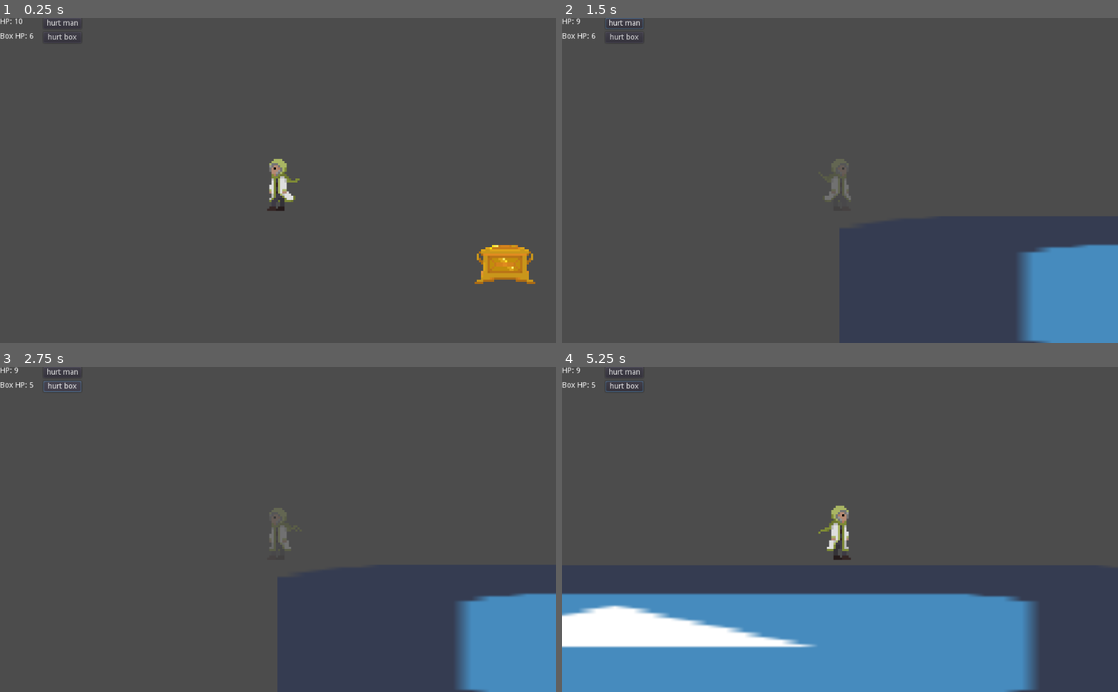
Above: before the commit, frames 1-4 (two rows, left to right).
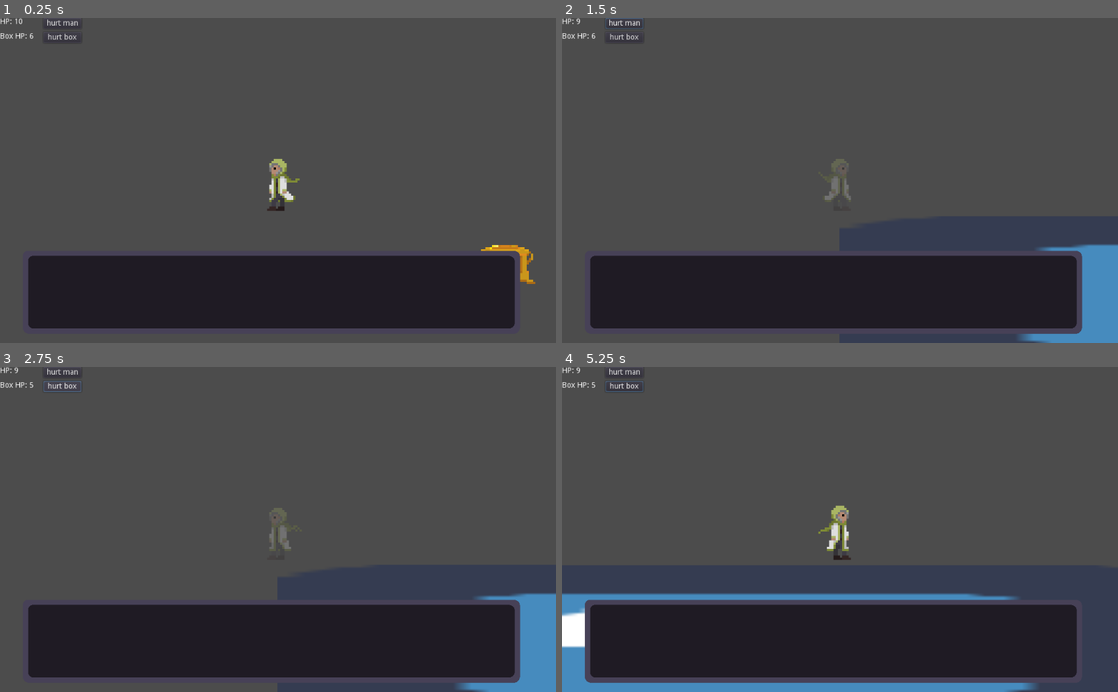
Above: after the commit, the same moments.

Repository: LaurenceTimothyMGarcia/Halloween-Game-Jam-2021
Game: Godot game, scene res://Assets/Scenes/PlayerTester.tscn
Two runs of this game, one before a commit and one after it. Both use one fixed random seed, a clock stepped at 60 frames per second and the inputs below. The project has no main scene, so this scene is started directly. The engine's default icon, where the game draws it, is replaced by a stand-in: a white triangle on a blue panel in a dark square.
Inputs (mouse positions are in pixels of both pictures, inside the frame that each line leads up to):
- Up to frame 1 (0.25 s): no input
- Up to frame 2 (1.5 s): click "hurt man" at 0.5 s; move the mouse to (962, 164) at 1.27 s; hold D (move_right) from 1.28 s (still down); right-click (962, 164) at 1.35 s; click (962, 164) at 1.42 s
- Up to frame 3 (2.75 s): tap Space (jump) at 1.52 s; release D (move_right) at 2 s; click "hurt box" at 2 s
- Up to frame 4 (5.25 s): move the mouse to (728, 545) at 2.77 s; hold D (move_right) 2.78-3.53 s; right-click (728, 545) at 2.85 s; tap Space (jump) at 3.02, 4.52 s; move the mouse to (895, 458) at 3.52 s; hold A (move_left) 3.53-4.28 s; right-click (895, 458) at 3.6 s; move the mouse to (812, 594) at 4.27 s; hold D (move_right) from 4.28 s (still down); right-click (812, 594) at 4.35 s; click (812, 594) at 4.42 s; move the mouse to (1006, 578) at 5.02 s; right-click (1006, 578) at 5.1 s

The runs differ from the first frame. In frame 1, 20% of the frame differs, in the area x 5-94%, y 71-96%; in frame 2, 20%; in frame 3, 20%; in frame 4, 22%, in the area x 4-93%, y 71-98%.

Commit message:
There's a spider
There's a spider enEMMI now. Check it out in the SpiderTester scene.

Diff:
--- a/Assets/Scenes/Player.tscn
+++ b/Assets/Scenes/Player.tscn
@@ -79,14 +79,16 @@
 "values": [ 6, 7, 8, 9 ]
 }
 
-[sub_resource type="CapsuleShape2D" id=2]
+[sub_resource type="CapsuleShape2D" id=6]
 radius = 1.64562
 height = 3.76375
 
-[sub_resource type="RectangleShape2D" id=3]
+[sub_resource type="RectangleShape2D" id=7]
 extents = Vector2( 9.75712, 12.0971 )
 
-[node name="Player" type="KinematicBody2D"]
+[node name="Player" type="KinematicBody2D" groups=[
+"player",
+]]
 collision_mask = 5
 script = ExtResource( 2 )
 
--- a/Assets/Scenes/PlayerTester.tscn
+++ b/Assets/Scenes/PlayerTester.tscn
@@ -1,10 +1,11 @@
-[gd_scene load_steps=7 format=2]
+[gd_scene load_steps=8 format=2]
 
 [ext_resource path="res://Assets/Scenes/Player.tscn" type="PackedScene" id=1]
 [ext_resource path="res://Assets/Sprites/icon.png" type="Texture" id=2]
 [ext_resource path="res://Assets/Scenes/Enemy.tscn" type="PackedScene" id=3]
 [ext_resource path="res://Assets/Scenes/TheBox.tscn" type="PackedScene" id=4]
 [ext_resource path="res://Assets/Scenes/PlayerTester.gd" type="Script" id=5]
+[ext_resource path="res://Assets/Sprites/textbox.png" type="Texture" id=6]
 
 [sub_resource type="RectangleShape2D" id=1]
 extents = Vector2( 271.75, 37.2667 )
@@ -85,5 +86,21 @@
 "_edit_use_anchors_": false
 }
 
+[node name="NinePatchRect" type="NinePatchRect" parent="UI Layer"]
+margin_left = 41.755
+margin_top = 429.939
+margin_right = 9205.75
+margin_bottom = 1964.94
+rect_scale = Vector2( 0.1, 0.1 )
+texture = ExtResource( 6 )
+region_rect = Rect2( 173.079, 202.749, 2671.43, 2612.95 )
+patch_margin_left = 2318
+patch_margin_top = 300
+patch_margin_right = 2356
+patch_margin_bottom = 339
+__meta__ = {
+"_edit_use_anchors_": false
+}
+
 [connection signal="pressed" from="UI Layer/Button" to="." method="_on_Button_pressed"]
 [connection signal="pressed" from="UI Layer/BoxButton" to="." method="_on_BoxButton_pressed"]
--- /dev/null
+++ b/Assets/Scenes/SpiderEnEMMI.gd
@@ -0,0 +1,116 @@
+extends KinematicBody2D
+
+
+# Declare member variables here.
+enum spiderState {dormant,hunting,ready,striking}
+enum boxState {platform, carried, thrown}
+
+var currentState
+export var gravityAmount = 500
+export var crawlMaxSpeed = 200
+export var crawlAccel = 10
+var _actualGravity
+var facingRight
+var hasLanded
+
+var theBox
+var thePlayer
+
+var aggroTarget
+var targetOutOfRange
+
+var strikeReady
+
+var velocity
+
+# Called when the node enters the scene tree for the first time.
+func _ready():
+	_actualGravity = -gravityAmount # spider starts dormant sticking to ceiling
+	facingRight = true
+	hasLanded = false
+	targetOutOfRange = true
+	strikeReady = true
+	currentState = spiderState.dormant
+	velocity = Vector2(0,0)
+
+
+# Called every frame. 'delta' is the elapsed time since the previous frame.
+func _physics_process(delta):
+	dormantHandler(delta)
+	chooseAggroTarget()
+	faceTarget()
+	chaseHandler(delta)
+	_collisionHandler()
+
+func dormantHandler(var delta):
+	if currentState == spiderState.dormant:
+		velocity.x = 0
+		velocity.y += _actualGravity * delta
+		velocity = move_and_slide(velocity,Vector2(0,-1))
+
+func chooseAggroTarget():
+	if theBox != null:
+		if theBox.currentState == boxState.carried:
+			aggroTarget = thePlayer
+		else:
+			aggroTarget = theBox
+
+func faceTarget():
+	if aggroTarget != null:
+		if position.x < aggroTarget.position.x:
+			_lookRight()
+		else:
+			_lookLeft()
+
+func _lookRight():
+	if not facingRight:
+		facingRight = true
+
+func _lookLeft():
+	if facingRight:
+		facingRight = false
+
+func chaseHandler(var delta):
+	if currentState == spiderState.hunting:
+		if is_on_wall():
+			_actualGravity = 0
+			velocity.y = -crawlMaxSpeed
+		else:
+			_actualGravity = gravityAmount
+		if hasLanded and facingRight and velocity.x <= crawlMaxSpeed:
+			velocity.x += crawlAccel
+		elif hasLanded and !facingRight and velocity.x >= -crawlMaxSpeed:
+			velocity.x -= crawlAccel
+		if is_on_floor():
+			hasLanded = true
+
+		velocity.y += _actualGravity * delta
+		velocity = move_and_slide(velocity,Vector2(0,-1))
+
+func _collisionHandler():
+	if currentState == spiderState.hunting:
+		for index in get_slide_count():
+			var collision = get_slide_collision(index)
+			if collision.get_collider() == theBox:
+				_slamBox()
+			elif collision.get_collider() == thePlayer:
+				_slamPlayer()
+
+func _slamBox():
+	if theBox.currentState == boxState.carried:
+		thePlayer.call("getHurt", facingRight, 1)
+	theBox.call("getHurt", 1)
+	if facingRight:
+		velocity.x = 2 * -crawlMaxSpeed
+	else:
+		velocity.x = 2 * crawlMaxSpeed
+
+func _slamPlayer():
+	thePlayer.call("getHurt", facingRight, 1)
+
+func _on_AggroZone_body_entered(body):
+	if body.is_in_group("player"):
+		if body.holdingBox:
+			thePlayer = body
+			theBox = body.theBox
+			currentState = spiderState.hunting
--- /dev/null
+++ b/Assets/Scenes/SpiderEnEMMI.tscn
@@ -0,0 +1,30 @@
+[gd_scene load_steps=5 format=2]
+
+[ext_resource path="res://Assets/Sprites/icon.png" type="Texture" id=1]
+[ext_resource path="res://Assets/Scenes/SpiderEnEMMI.gd" type="Script" id=2]
+
+[sub_resource type="CircleShape2D" id=1]
+radius = 7.88879
+
+[sub_resource type="CircleShape2D" id=2]
+radius = 344.227
+
+[node name="Spider Enemy" type="KinematicBody2D"]
+collision_layer = 2
+collision_mask = 31
+script = ExtResource( 2 )
+
+[node name="Sprite" type="Sprite" parent="."]
+scale = Vector2( 0.25, 0.25 )
+texture = ExtResource( 1 )
+
+[node name="Hitbox" type="CollisionShape2D" parent="."]
+shape = SubResource( 1 )
+
+[node name="AggroZone" type="Area2D" parent="."]
+collision_mask = 9
+
+[node name="AggroZone Shape" type="CollisionShape2D" parent="AggroZone"]
+shape = SubResource( 2 )
+
+[connection signal="body_entered" from="AggroZone" to="." method="_on_AggroZone_body_entered"]
--- /dev/null
+++ b/Assets/Scenes/SpiderTester.gd
@@ -0,0 +1,20 @@
+extends Node2D
+
+
+# Declare member variables here. Examples:
+# var a = 2
+# var b = "text"
+
+
+# Called when the node enters the scene tree for the first time.
+func _ready():
+	pass # Replace with function body.
+
+
+# Called every frame. 'delta' is the elapsed time since the previous frame.
+#func _process(delta):
+#	pass
+
+
+func _on_Button_pressed():
+	$"Spider Enemy".currentState = 1
--- /dev/null
+++ b/Assets/Scenes/SpiderTester.tscn
@@ -0,0 +1,111 @@
+[gd_scene load_steps=7 format=2]
+
+[ext_resource path="res://Assets/Sprites/icon.png" type="Texture" id=1]
+[ext_resource path="res://Assets/Scenes/SpiderEnEMMI.tscn" type="PackedScene" id=2]
+[ext_resource path="res://Assets/Scenes/SpiderTester.gd" type="Script" id=3]
+[ext_resource path="res://Assets/Scenes/Player.tscn" type="PackedScene" id=4]
+[ext_resource path="res://Assets/Scenes/TheBox.tscn" type="PackedScene" id=5]
+
+[sub_resource type="RectangleShape2D" id=1]
+extents = Vector2( 363.197, 46.0747 )
+
+[node name="Node2D" type="Node2D"]
+script = ExtResource( 3 )
+
+[node name="Platform" type="StaticBody2D" parent="." groups=[
+"platforms",
+]]
+position = Vector2( 344.266, 511.083 )
+collision_layer = 4
+collision_mask = 0
+
+[node name="CollisionShape2D" type="CollisionShape2D" parent="Platform"]
+shape = SubResource( 1 )
+
+[node name="Sprite" type="Sprite" parent="Platform"]
+scale = Vector2( 11.4647, 1.91303 )
+texture = ExtResource( 1 )
+
+[node name="Platform2" type="StaticBody2D" parent="." groups=[
+"platforms",
+]]
+position = Vector2( 831.619, 422.088 )
+collision_layer = 4
+collision_mask = 0
+
+[node name="CollisionShape2D" type="CollisionShape2D" parent="Platform2"]
+shape = SubResource( 1 )
+
+[node name="Sprite" type="Sprite" parent="Platform2"]
+scale = Vector2( 11.4647, 1.91303 )
+texture = ExtResource( 1 )
+
+[node name="Platform5" type="StaticBody2D" parent="." groups=[
+"platforms",
+]]
+position = Vector2( 420.39, 38.2061 )
+collision_layer = 4
+collision_mask = 0
+
+[node name="CollisionShape2D" type="CollisionShape2D" parent="Platform5"]
+shape = SubResource( 1 )
+
+[node name="Sprite" type="Sprite" parent="Platform5"]
+position = Vector2( 89.9758, -7.41625 )
+scale = Vector2( 14.2765, 1.68127 )
+texture = ExtResource( 1 )
+
+[node name="Platform3" type="StaticBody2D" parent="." groups=[
+"platforms",
+]]
+position = Vector2( 47.7536, 274.084 )
+collision_layer = 4
+collision_mask = 0
+
+[node name="CollisionShape2D" type="CollisionShape2D" parent="Platform3"]
+position = Vector2( -9.33997, 0.147217 )
+rotation = 1.5708
+shape = SubResource( 1 )
+
+[node name="Sprite" type="Sprite" parent="Platform3"]
+position = Vector2( -9.34003, -5.0969 )
+scale = Vector2( 1.49163, 5.82268 )
+texture = ExtResource( 1 )
+
+[node name="Platform4" type="StaticBody2D" parent="." groups=[
+"platforms",
+]]
+position = Vector2( 1293.69, 58.5717 )
+collision_layer = 4
+collision_mask = 0
+
+[node name="CollisionShape2D" type="CollisionShape2D" parent="Platform4"]
+position = Vector2( -319.139, 130.353 )
+rotation = 1.5708
+shape = SubResource( 1 )
+
+[node name="Sprite" type="Sprite" parent="Platform4"]
+position = Vector2( -319.139, 125.109 )
+scale = Vector2( 1.49163, 5.82268 )
+texture = ExtResource( 1 )
+
+[node name="Spider Enemy" parent="." instance=ExtResource( 2 )]
+position = Vector2( 201.989, 363.404 )
+
+[node name="Button" type="Button" parent="."]
+margin_left = 768.579
+margin_top = 521.356
+margin_right = 864.579
+margin_bottom = 541.356
+text = "make he mad"
+__meta__ = {
+"_edit_use_anchors_": false
+}
+
+[node name="Player" parent="." instance=ExtResource( 4 )]
+position = Vector2( 659.788, 219.978 )
+
+[node name="The Box" parent="." instance=ExtResource( 5 )]
+position = Vector2( 808.471, 342.655 )
+
+[connection signal="pressed" from="Button" to="." method="_on_Button_pressed"]
--- a/Assets/Scenes/TheBox.gd
+++ b/Assets/Scenes/TheBox.gd
@@ -17,6 +17,8 @@
 
 var facingRight
 
+var _invincible
+
 signal box_grabbed
 signal box_thrown
 
@@ -25,12 +27,20 @@
 	currentState = boxState.platform
 	_moveDir = Vector2()
 	_currentHP = maxHP
+	_invincible = false
 
 
 # Called every frame. 'delta' is the elapsed time since the previous frame.
 func _physics_process(delta):
+	_invincibleHandler()
 	movementHandler(delta)
 	_tryDying()
+
+func _invincibleHandler():
+	if _invincible:
+		$Sprite.modulate = Color(1,1,1,.25)
+	else:
+		$Sprite.modulate = Color(1,1,1,1)
 
 func _enterCarriedMode():
 	if currentState == boxState.platform:
@@ -90,7 +100,16 @@
 func takeDamage(var amount):
 	_currentHP = clamp(_currentHP - amount, 0, maxHP)
 
+func getHurt(var amount):
+	if !_invincible:
+		takeDamage(amount)
+		_invincible = true
+		$InvincibleTimer.start()
+
 func _tryDying():
 	if (_currentHP == 0):
 		print("heck")
 		takeDamage(-100)
+
+func _on_InvincibleTimer_timeout():
+	_invincible = false
--- a/Assets/Scenes/TheBox.tscn
+++ b/Assets/Scenes/TheBox.tscn
@@ -38,4 +38,9 @@
 rotation = 1.5708
 shape = SubResource( 2 )
 
+[node name="InvincibleTimer" type="Timer" parent="."]
+wait_time = 4.0
+one_shot = true
+
 [connection signal="body_entered" from="GroundedChecker" to="." method="_on_GroundedChecker_body_entered"]
+[connection signal="timeout" from="InvincibleTimer" to="." method="_on_InvincibleTimer_timeout"]
Not shown: 6 places in Assets/Scenes/Player.tscn that only renumber resources
Binary file added: Assets/Sprites/textbox.png
Not shown, added: Assets/Sprites/textbox.png.import
